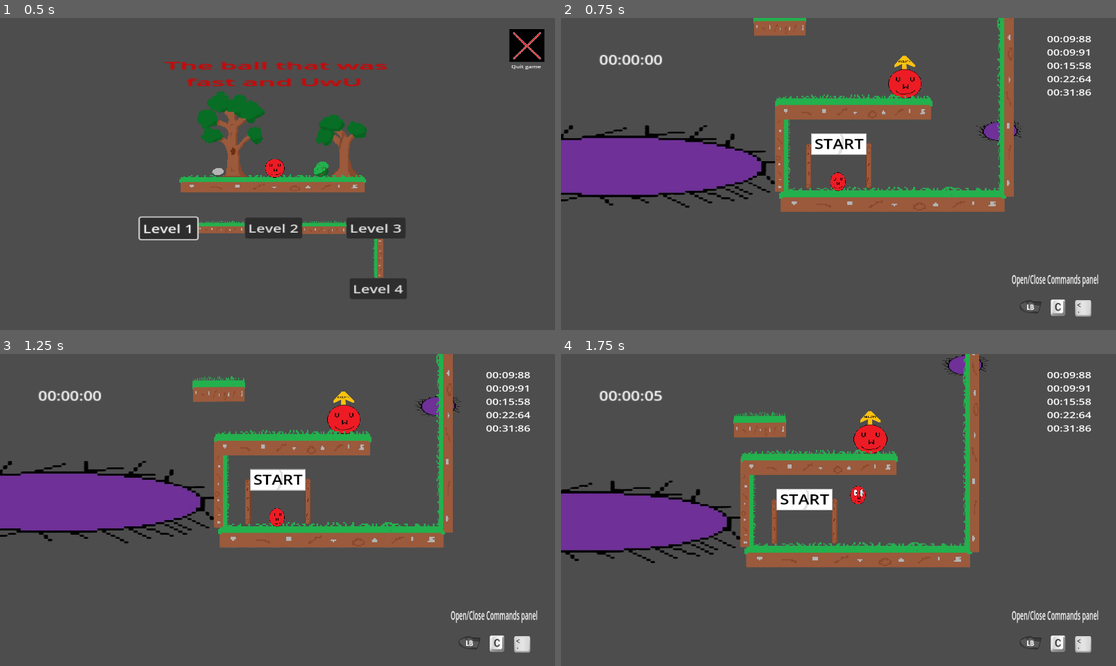
Above: before the commit, frames 1-4 (two rows, left to right).
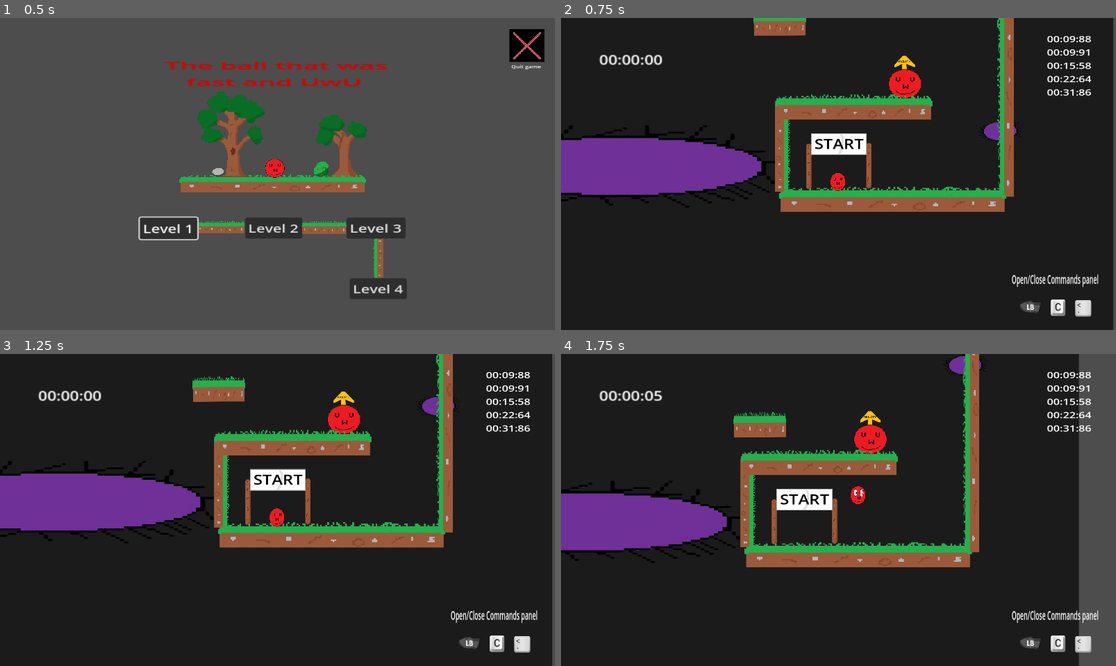
Above: after the commit, the same moments.

Repository: Mahnwe/TheBallThatWasUwU
Game: Godot game, scene res://Scenes/menu.tscn
Two runs of this game, one before a commit and one after it. Both use one fixed random seed, a clock stepped at 60 frames per second and the inputs below.
Inputs (mouse positions are in pixels of both pictures, inside the frame that each line leads up to):
- Up to frame 1 (0.5 s): no input
- Up to frame 2 (0.75 s): click "Level 2" at 0.5 s
- Up to frame 3 (1.25 s): no input
- Up to frame 4 (1.75 s): tap Enter at 1.25 s; move the mouse to (960, 494) at 1.27 s; hold D (move_right) from 1.28 s (still down); tap F (next_level) at 1.35 s; click (960, 494) at 1.42 s; tap Space (jump) at 1.52 s

Frame 1 is identical in both runs. In frame 2, 83% of the frame differs, in the area x 0-100%, y 0-100%; in frame 3, 82%; in frame 4, 78%.

Commit message:
Place color rect in level2

Diff:
--- a/Scenes/level2.tscn
+++ b/Scenes/level2.tscn
@@ -594,6 +594,15 @@
 [node name="platform19" parent="." instance=ExtResource("2_ja3c0")]
 position = Vector2(-3563, -292)
 scale = Vector2(1.72, 1)
+
+[node name="ColorRect" type="ColorRect" parent="."]
+z_index = -20
+offset_left = -4966.0
+offset_top = -494.0
+offset_right = -1256.0
+offset_bottom = 1635.0
+scale = Vector2(1.56, 0.84)
+color = Color(0.10748, 0.10748, 0.10748, 1)
 
 [connection signal="player_exited_start_area" from="StartArea" to="." method="_on_start_area_player_exited_start_area"]
 [connection signal="spike_hit" from="SpikePatrol1/PathFollow2D/Spike" to="." method="_on_spike_spike_hit"]
